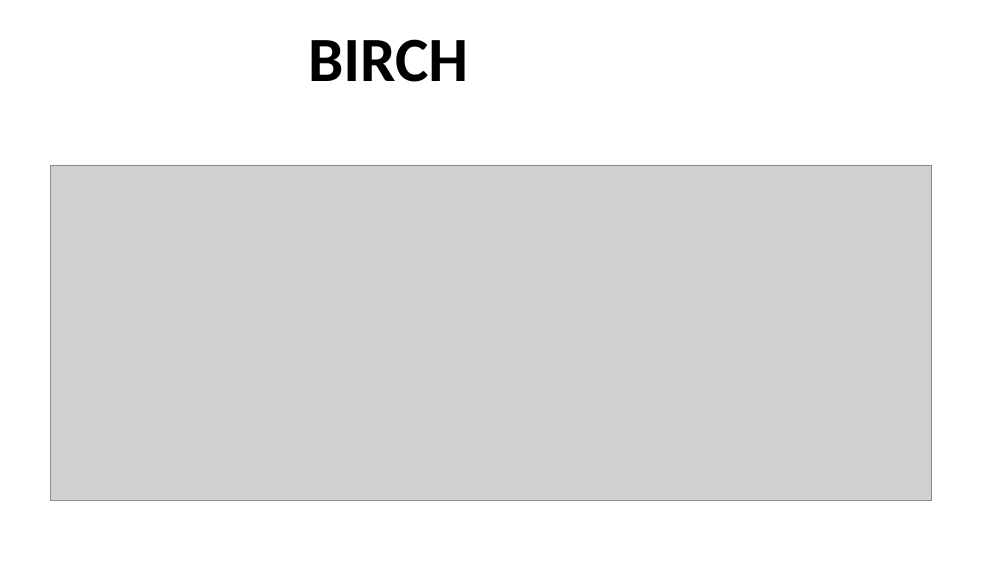
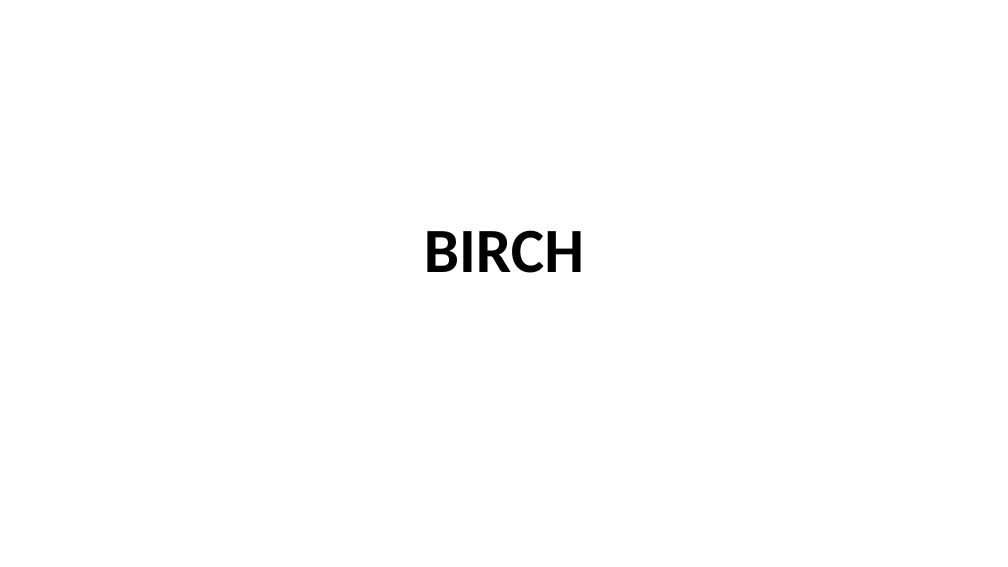
Before and after one commit to pronad1/Academic_PSTU_CSE, a slide deck: slide 1 of 7th Semester/CCE-417_Data Warehousing & Mining/shorna ma'am/BIRCH.pptx. Drawn at 1008x567 pixels with LibreOffice and Linux fonts; fonts in the diff are those of the drawing; grey boxes stand for pictures. Boxes give left, top, right and bottom in pixels: in the first picture for what was removed or moved away, otherwise in the second. Text is boxed around its words. In the diff, an @@ line names an element or a change of style, - is before the commit and + after.

```diff
--- a/7th Semester/CCE-417_Data Warehousing & Mining/shorna ma'am/BIRCH.pptx
+++ b/7th Semester/CCE-417_Data Warehousing & Mining/shorna ma'am/BIRCH.pptx
@@ title "BIRCH" moved from (x1=308, y1=39, x2=468, y2=82) to (x1=424, y1=230, x2=584, y2=273) @@
@@ title "BIRCH" at (x1=424, y1=230, x2=584, y2=273): alignment left to centre; vertical alignment middle to bottom @@
@@ picture removed at (x1=51, y1=165, x2=932, y2=501) @@
```
Also in this commit, not shown: 1 other slide changed, 27 slides added, 2 other files.
